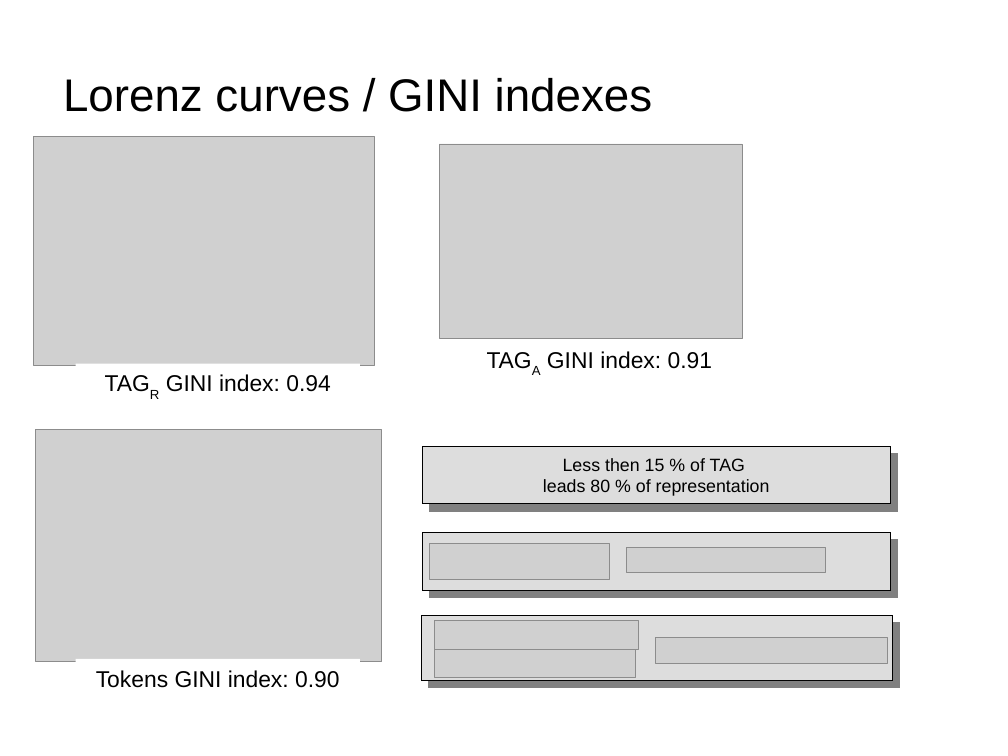
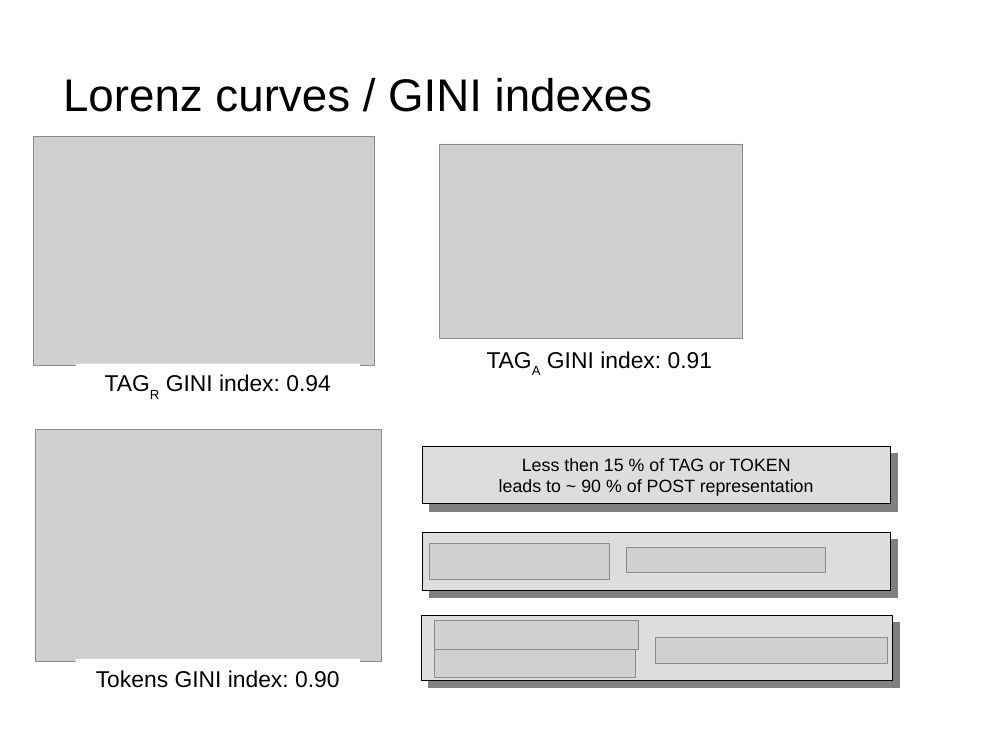
Before and after one commit to dataforcast/OC_Datascientist, a slide deck: slide 8 of P6/report/Openclassrooms_ParcoursDatascientist_P6-V1.odp. Drawn at 1008x756 pixels with LibreOffice and Linux fonts; fonts in the diff are those of the drawing; grey boxes stand for pictures; background and template pictures are left out. Boxes give left, top, right and bottom in pixels: in the first picture for what was removed or moved away, otherwise in the second. Text is boxed around its words. In the diff, an @@ line names an element or a change of style, - is before the commit and + after.

Commit message:
P6 : Rework of Supervized methods; component for POST classifier started

```diff
--- a/P6/report/Openclassrooms_ParcoursDatascientist_P6-V1.odp
+++ b/P6/report/Openclassrooms_ParcoursDatascientist_P6-V1.odp
@@ text in rectangle at (499, 458, 814, 496): text changed @@
-Less then 15 % of TAG
-leads 80 % of representation
+Less then 15 % of TAG or TOKEN
+leads to ~ 90 % of POST representation
```
Also in this commit, not shown: 23 other slides changed, 6 slides added, 12 other files.
